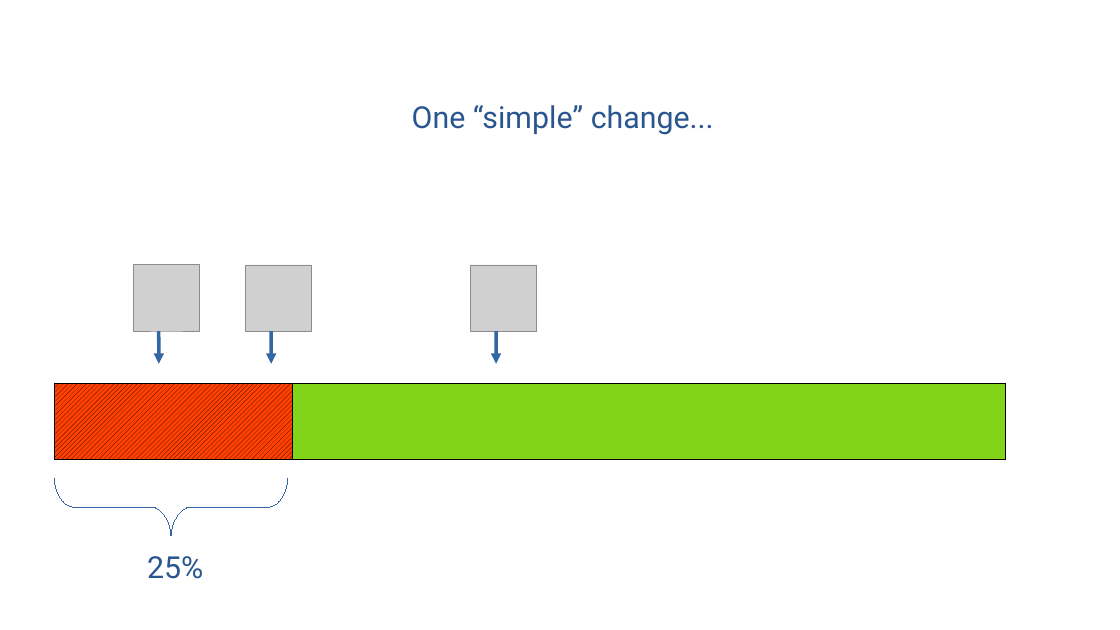
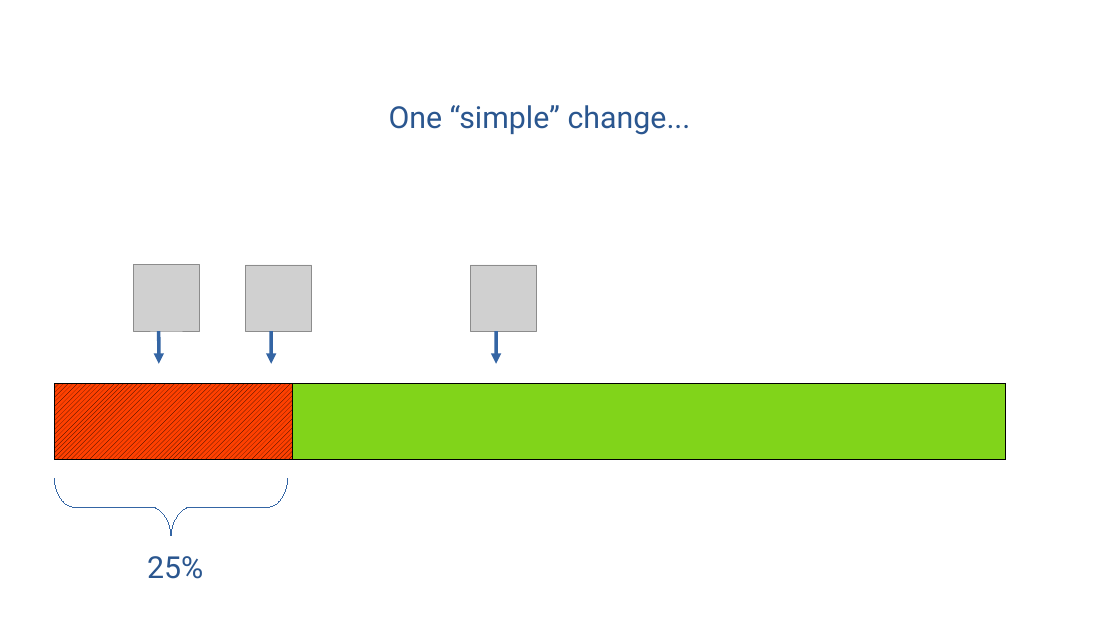
Before and after one commit to SimonBaars/Master-Thesis-Simon-Baars, a slide deck: slide 3 of presentations/FinalPresentation.odp. Drawn at 1120x630 pixels with LibreOffice and Linux fonts; fonts in the diff are those of the drawing; grey boxes stand for pictures. Boxes give left, top, right and bottom in pixels: in the first picture for what was removed or moved away, otherwise in the second. Text is boxed around its words. In the diff, an @@ line names an element or a change of style, - is before the commit and + after.

```diff
--- a/presentations/FinalPresentation.odp
+++ b/presentations/FinalPresentation.odp
@@ text "One “simple” change..." moved from (x1=412, y1=105, x2=714, y2=135) to (x1=389, y1=105, x2=691, y2=135) @@
```
Also in this commit, not shown: 4 other slides changed, 9 slides added, 6 slides removed.
